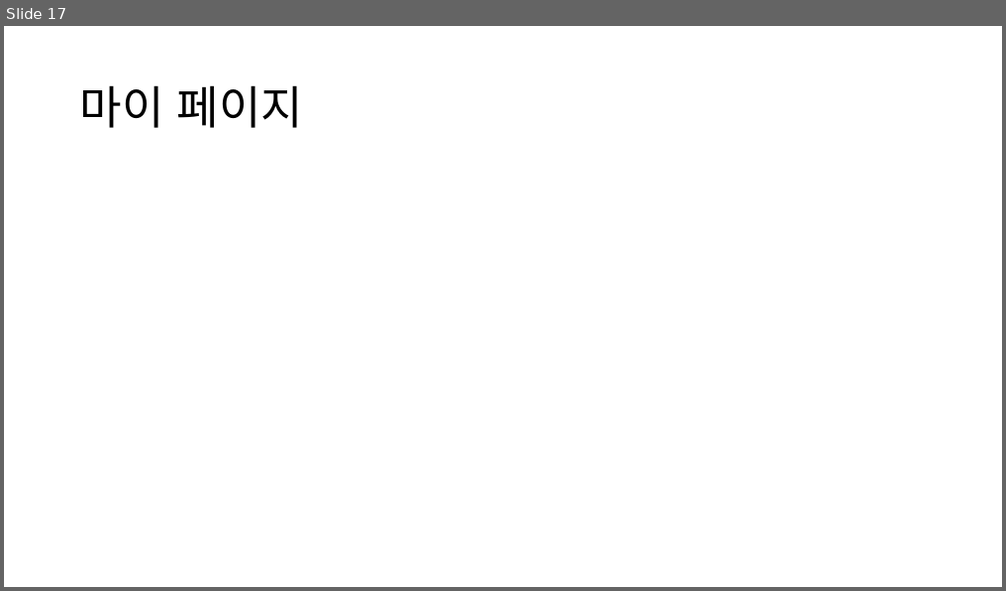
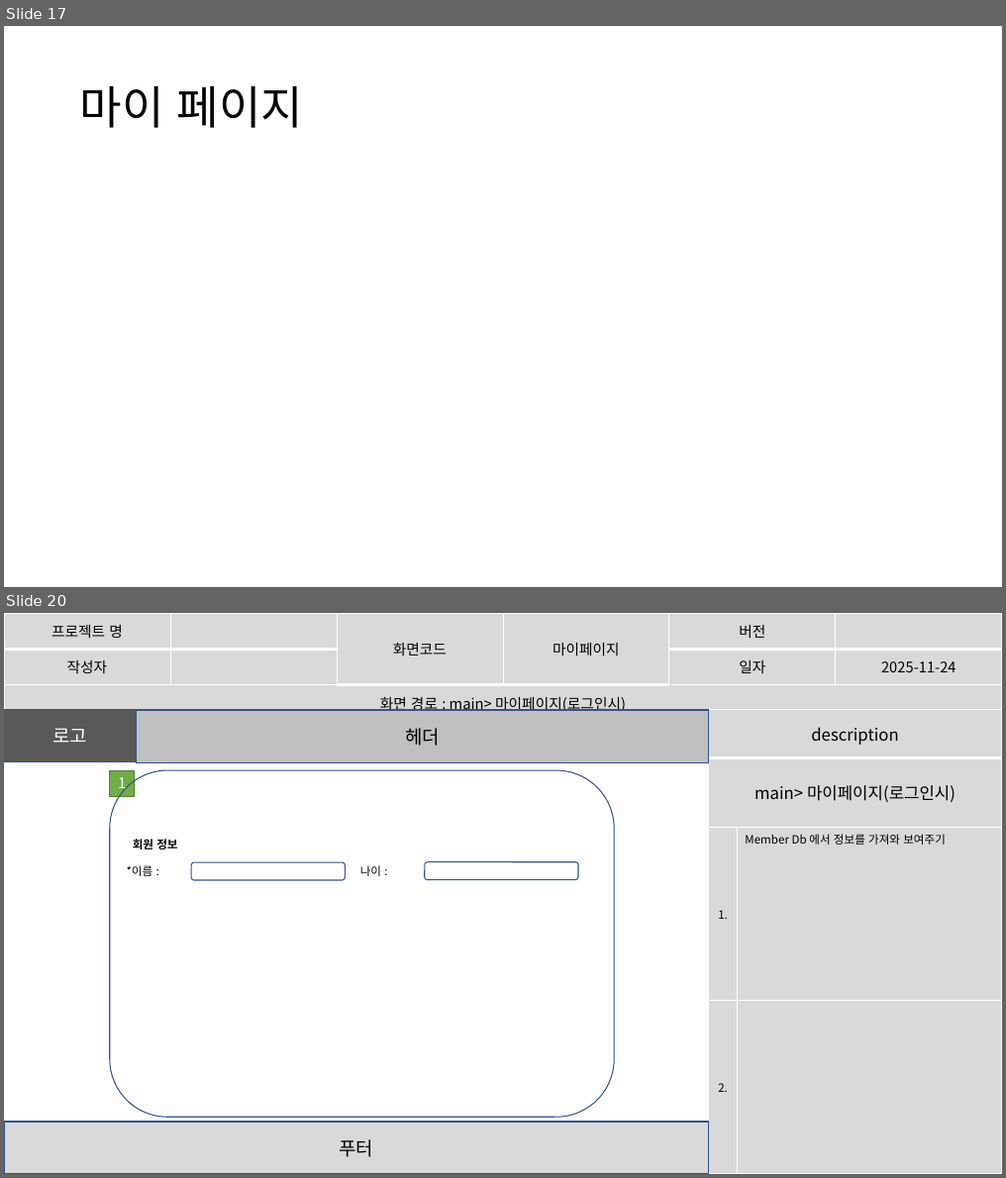
Before and after one commit to imyongchan/source, a slide deck: 스토리보드- 11.20/스토리보드_종합중.pptx. Shown one above the other, each under a label of ours: slide 17 before the commit, slides 17 and 20 after it; the slides between them are not shown. The pictures are 1006x591 and 1006x1178 pixels, drawn with LibreOffice and Linux fonts; fonts in the diff are those of the drawing. Boxes give left, top, right and bottom in pixels: in the first picture for what was removed or moved away, otherwise in the second. Text is boxed around its words. In the diff, an @@ line names an element or a change of style, - is before the commit and + after.

```diff
--- a/스토리보드- 11.20/스토리보드_종합중.pptx
+++ b/스토리보드- 11.20/스토리보드_종합중.pptx
@@ slide 20 added at <box>4,613,1002,1174</box>, background #FFFFFF @@
@@ table added at <box>4,613,1001,715</box>, 3 rows, 6 columns @@
+프로젝트 명 |  | 화면코드 | 마이페이지 | 버전 | 
+작성자 |  |  |  | 일자 | 2025-11-24
+화면 경로 : main> 마이페이지(로그인시) |  |  |  |  | 
@@ rectangle added at <box>4,710,137,761</box>, fill #595959, outline #325491 1 pt, 18 pt, text #FFFFFF @@
+로고
@@ rectangle added at <box>137,710,709,762</box>, fill #BFBFBF, outline #325491 1 pt, 18 pt, text #000000 @@
+헤더
@@ table added at <box>709,710,1002,1174</box>, 4 rows, 2 columns @@
+description | 
+main> 마이페이지(로그인시) | 
+1. | Member Db 에서 정보를 가져와 보여주기
+2. | 
@@ rectangle added at <box>110,770,135,796</box>, fill #70AD47, outline #538035 1 pt, 14 pt, text #FFFFFF @@
+1
@@ rounded rectangle added at <box>110,770,614,1117</box>, outline #325491 1 pt @@
@@ text added at <box>133,839,177,850</box>, 11 pt, text #000000, bold @@
+회원 정보
@@ text added at <box>127,865,153,876</box>, 11 pt, text #000000 @@
+*이름 :
@@ rounded rectangle added at <box>191,862,345,880</box>, fill #FFFFFF, outline #325491 1 pt @@
@@ text added at <box>360,865,381,876</box>, 11 pt, text #000000 @@
+나이 :
@@ rounded rectangle added at <box>425,862,578,880</box>, fill #FFFFFF, outline #325491 1 pt @@
@@ rectangle added at <box>4,1122,709,1174</box>, fill #D9D9D9, outline #325491 1 pt, 18 pt, text #000000 @@
+푸터
```
Also in this commit, not shown: 3 slides changed, 6 other slides added.
